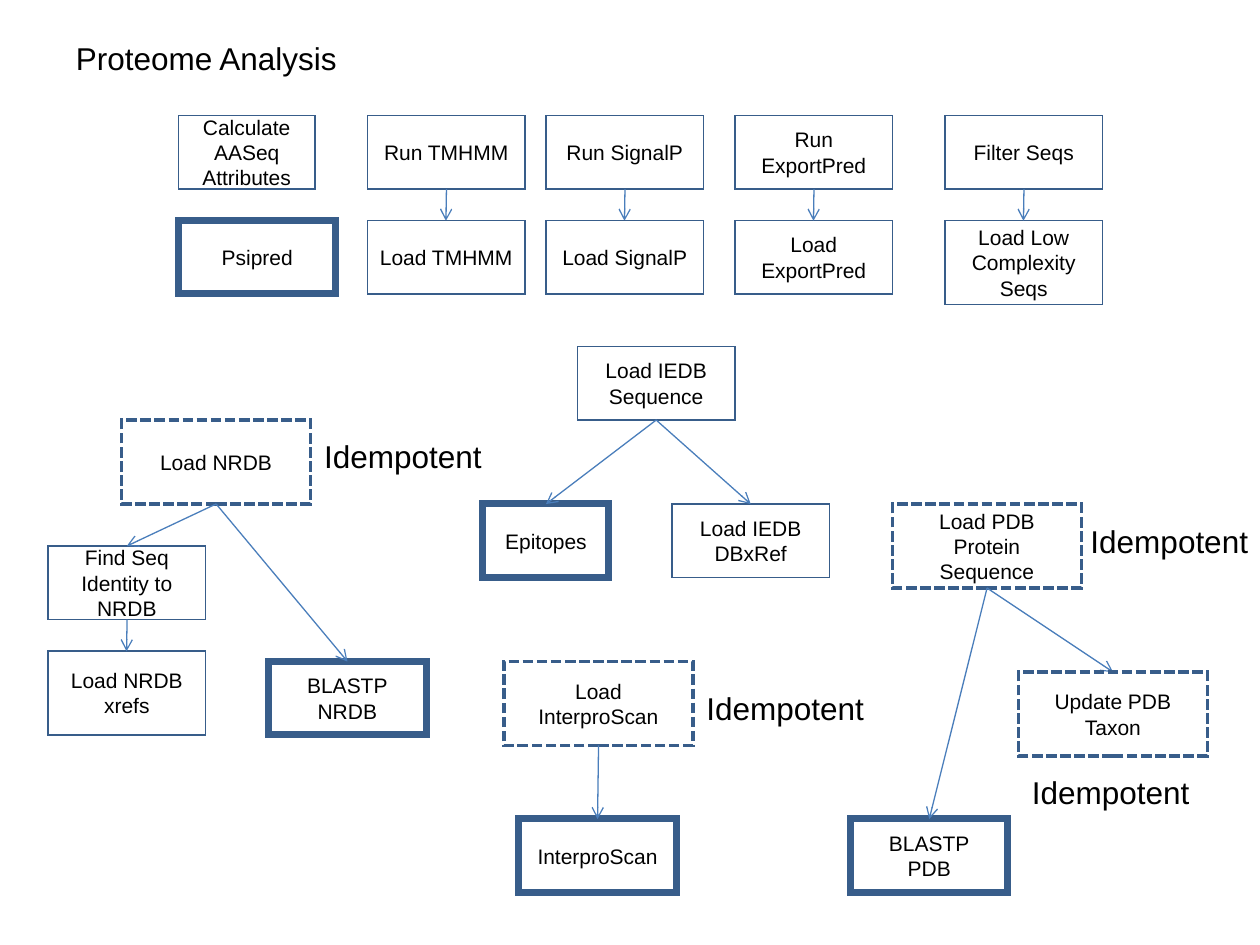
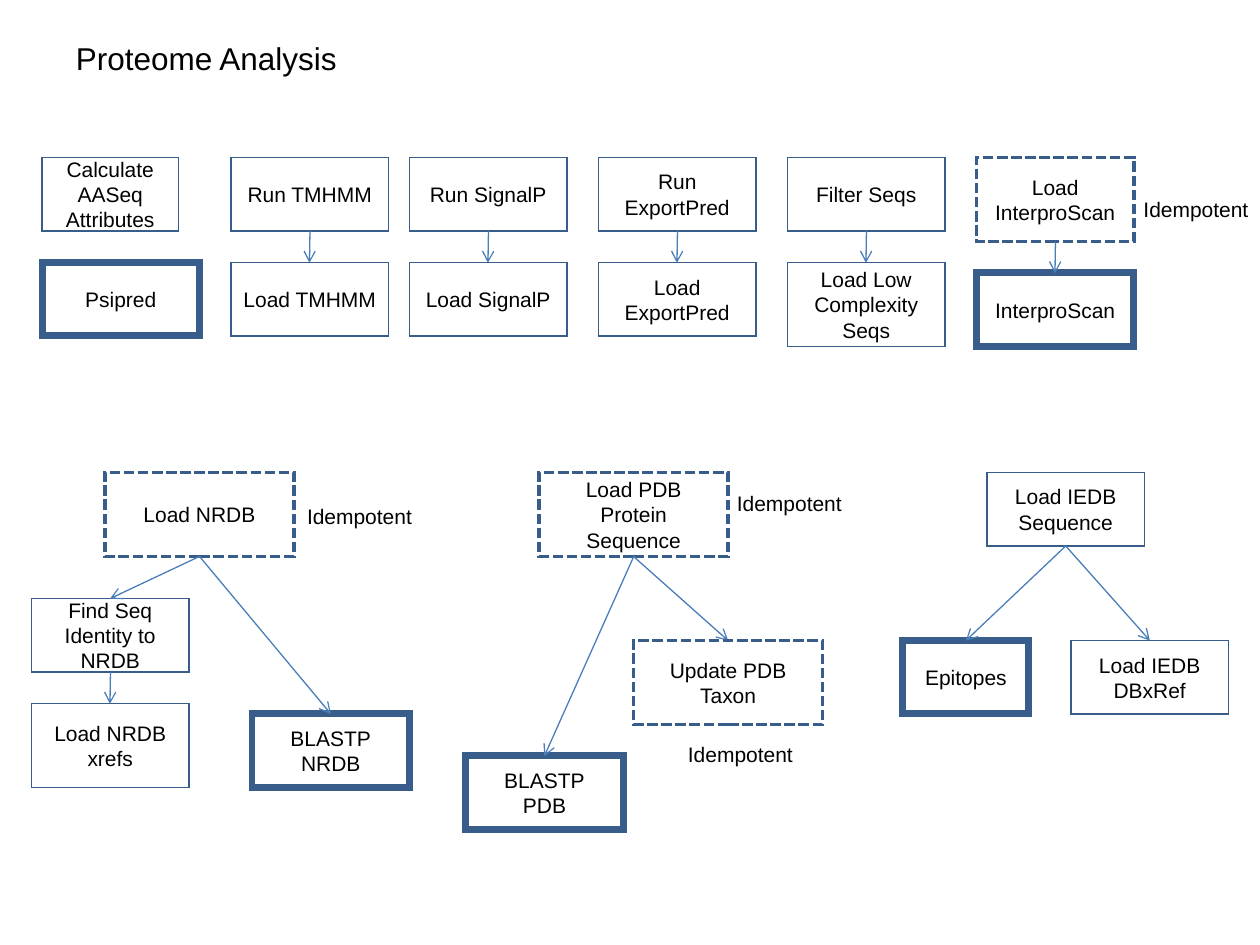
Before and after one commit to VEuPathDB/ApiCommonWorkflow, a slide deck: slide 7 of Main/doc/IntegratedWorkflow.ppt (slide 8 before the commit). Drawn at 1260x945 pixels with LibreOffice and Linux fonts; fonts in the diff are those of the drawing. Boxes give left, top, right and bottom in pixels: in the first picture for what was removed or moved away, otherwise in the second. Text is boxed around its words. In the diff, an @@ line names an element or a change of style, - is before the commit and + after.

```diff
--- a/Main/doc/IntegratedWorkflow.ppt
+++ b/Main/doc/IntegratedWorkflow.ppt
@@ rectangle "Filter Seqs": place and size @@
-rectangle "Filter Seqs" at [945, 116, 1102, 189]
+rectangle "Filter Seqs" at [788, 158, 945, 231]
@@ rectangle "Load InterproScan": place and size @@
-rectangle "Load InterproScan" at [504, 662, 693, 746]
+rectangle "Load InterproScan" at [976, 158, 1134, 242]
@@ text "Idempotent": place and size @@
-text "Idempotent" at [1090, 530, 1248, 559]
+text "Idempotent" at [1143, 201, 1248, 222]
@@ arrow added from (310, 231) to (310, 263), #4A7EBB 0.74 pt @@
@@ arrow moved from (446, 189) - (446, 220) to (489, 231) - (488, 263) @@
@@ arrow moved from (625, 189) - (625, 220) to (678, 231) - (677, 263) @@
@@ arrow moved from (814, 189) - (814, 220) to (867, 231) - (866, 263) @@
@@ 8 rectangles: place and size @@
-8 rectangles at [179, 116, 892, 294]
+8 rectangles at [42, 158, 756, 335]
@@ rectangle "Load Low Complexity Seqs": place and size @@
-rectangle "Load Low Complexity Seqs" at [945, 220, 1102, 305]
+rectangle "Load Low Complexity Seqs" at [788, 262, 945, 346]
@@ arrow moved from (1024, 189) - (1023, 220) to (1056, 242) - (1055, 273) @@
@@ rectangle "InterproScan": place and size @@
-rectangle "InterproScan" at [519, 819, 677, 892]
+rectangle "InterproScan" at [976, 273, 1134, 346]
@@ rectangle "Load PDB Protein Sequence": place and size @@
-rectangle "Load PDB Protein Sequence" at [892, 504, 1081, 588]
+rectangle "Load PDB Protein Sequence" at [539, 472, 728, 557]
@@ rectangle "Load IEDB Sequence": place and size @@
-rectangle "Load IEDB Sequence" at [577, 346, 735, 420]
+rectangle "Load IEDB Sequence" at [987, 472, 1144, 546]
@@ text "Idempotent": place and size @@
-text "Idempotent" at [324, 445, 482, 474]
+text "Idempotent" at [307, 508, 412, 529]
@@ size 18 to 12 pt in 4 elements at [688, 746, 793, 766], [307, 508, 412, 529], [1143, 201, 1248, 222], [737, 495, 842, 516] @@
@@ text "Idempotent": place and size @@
-text "Idempotent" at [1032, 781, 1190, 810]
+text "Idempotent" at [737, 495, 842, 516]
@@ arrow moved from (217, 504) - (127, 546) to (199, 557) - (110, 598) @@
@@ arrow moved from (217, 504) - (348, 662) to (199, 557) - (331, 714) @@
@@ arrow added from (634, 557) to (544, 756), #4A7EBB 0.74 pt @@
@@ arrow moved from (656, 420) - (751, 504) to (634, 557) - (728, 640) @@
@@ arrow moved from (987, 588) - (1113, 672) to (1066, 546) - (966, 640) @@
@@ arrow moved from (656, 420) - (546, 504) to (1066, 546) - (1150, 640) @@
@@ arrow removed from (987, 588) to (929, 819) @@
@@ rectangle "Update PDB Taxon": place and size @@
-rectangle "Update PDB Taxon" at [1018, 672, 1207, 756]
+rectangle "Update PDB Taxon" at [634, 640, 823, 724]
@@ rectangle "Epitopes": place and size @@
-rectangle "Epitopes" at [483, 504, 609, 577]
+rectangle "Epitopes" at [903, 640, 1029, 713]
@@ rectangle "Load IEDB DBxRef": place and size @@
-rectangle "Load IEDB DBxRef" at [672, 504, 829, 577]
+rectangle "Load IEDB DBxRef" at [1071, 640, 1228, 713]
@@ 4 rectangles, 1 arrow: place and size @@
-4 rectangles, 1 arrow at [48, 420, 426, 736]
+4 rectangles, 1 arrow at [32, 472, 410, 788]
@@ arrow removed from (598, 746) to (597, 819) @@
@@ text "Idempotent": place and size @@
-text "Idempotent" at [706, 697, 864, 726]
+text "Idempotent" at [688, 746, 793, 766]
@@ rectangle "BLASTP": place and size @@
-rectangle "BLASTP" at [850, 819, 1008, 892]
+rectangle "BLASTP" at [466, 756, 624, 829]
```
Also in this commit, not shown: 7 other slides changed, 4 slides added, 1 slide removed.
